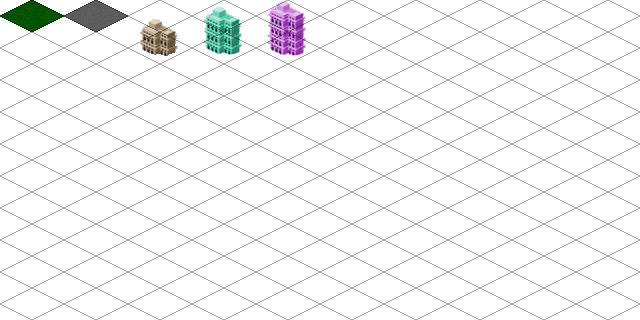
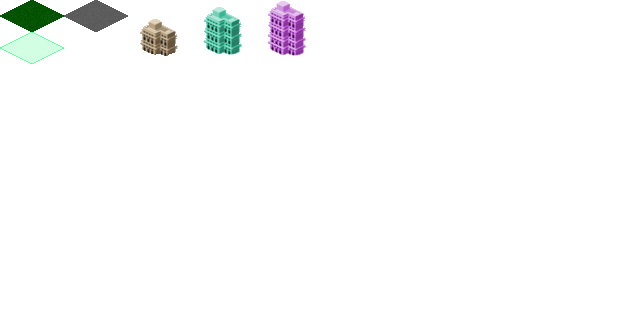
Layered file, before and after one edit (640px x 320px). Changes by layer:
hid "Guide" over (x1=0, y1=0, x2=640, y2=320)
added layer "Tile6" above "Tile5" over (x1=0, y1=32, x2=64, y2=64)
